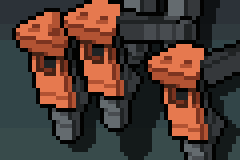
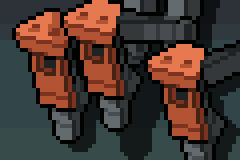
Layered file, before and after one edit (240×160). Changes by layer:
painted on "Layer #1" over left=32, top=48, right=208, bottom=140
